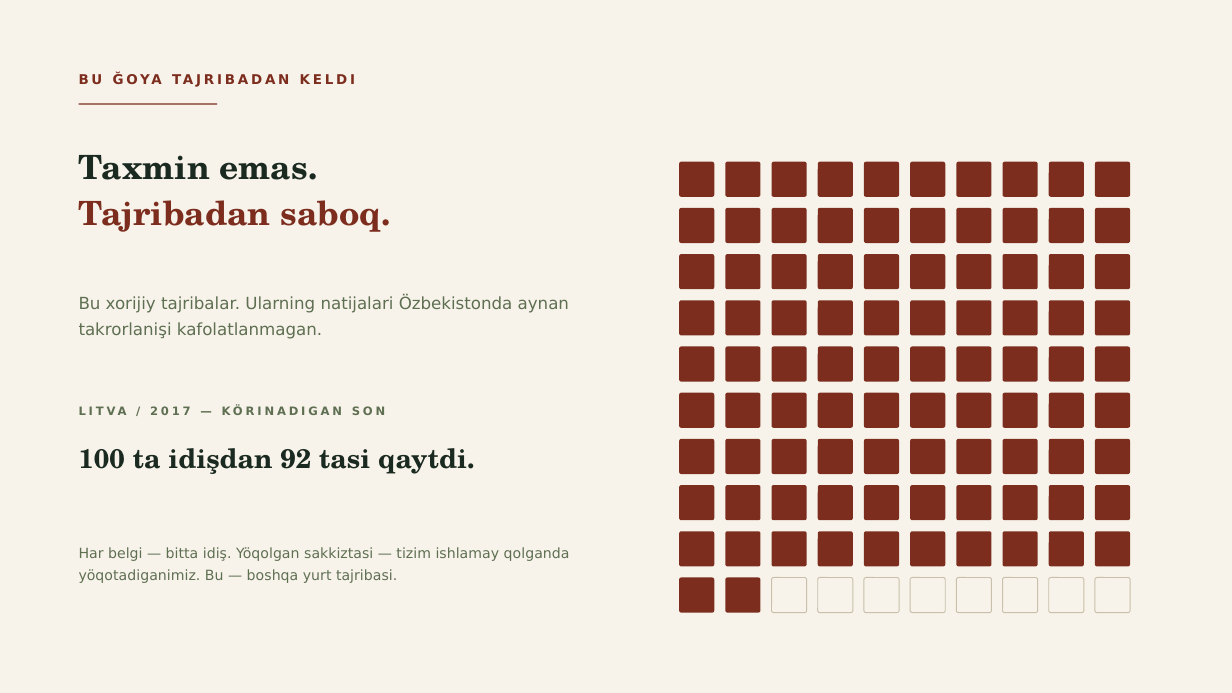
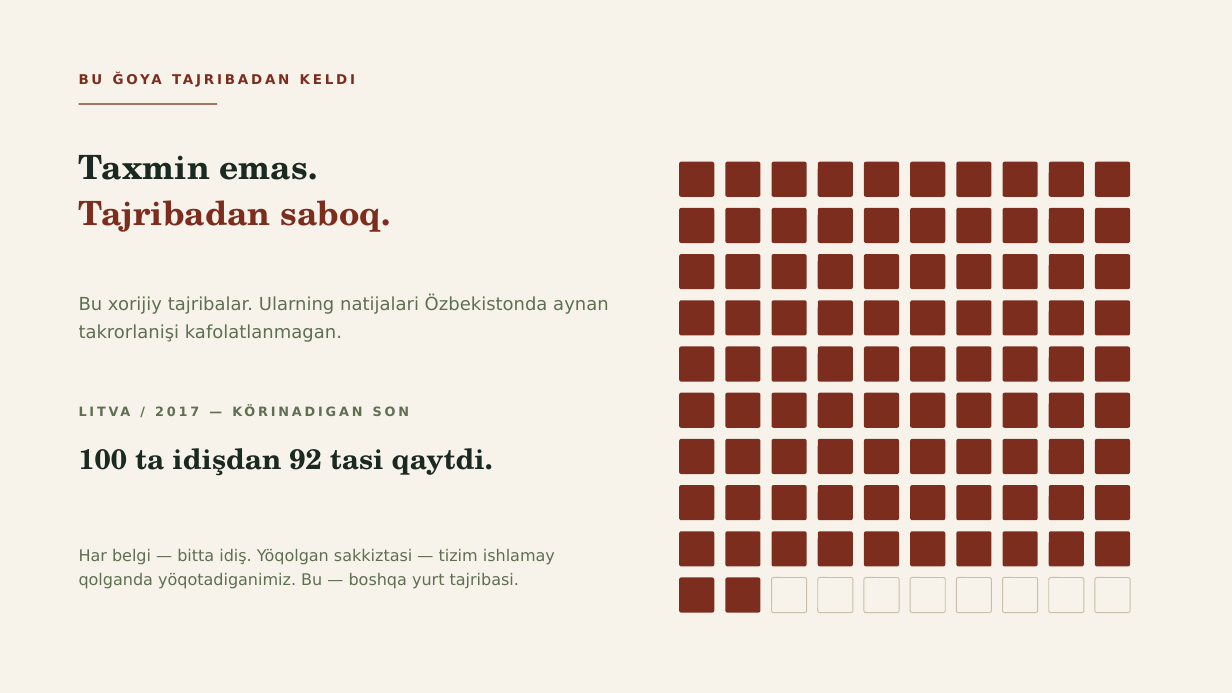
Before and after one commit to jasur-ai/brag, a slide deck: slide 14 of ekologiya-taqdimot.pptx. Drawn at 1232x693 pixels with LibreOffice and Linux fonts; fonts in the diff are those of the drawing. Boxes give left, top, right and bottom in pixels: in the first picture for what was removed or moved away, otherwise in the second. Text is boxed around its words. In the diff, an @@ line names an element or a change of style, - is before the commit and + after.

```diff
--- a/ekologiya-taqdimot.pptx
+++ b/ekologiya-taqdimot.pptx
@@ text "Bu xorijiy tajribalar. Ularning natijalari ..." at (79,296,608,342): size 13 to 14 pt @@
@@ text "LITVA / 2017 — KÖRINADIGAN ..." at (79,402,652,430): size 9 to 10 pt @@
@@ text "100 ta idişdan 92 tasi ..." at (79,448,493,476): size 21 to 22 pt @@
@@ text "Har belgi — bitta idiş. ..." at (79,549,555,589): size 11 to 12.5 pt @@
```
Also in this commit, not shown: 12 other slides changed, 2 other files.
